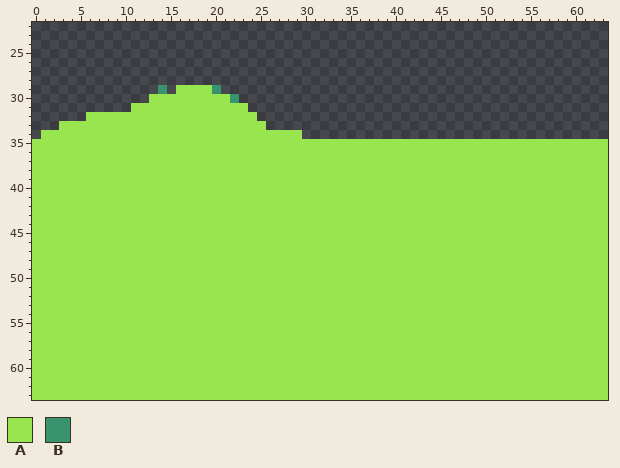
Pixel-art file: assets/hills2-bg.ase. Above, as it was before the edit.
64x64 pixels, 1 frame. Shown: x 0..63, y 22..63.
Palette (. is transparent): A #99e550  B #37946e
And afterwards:
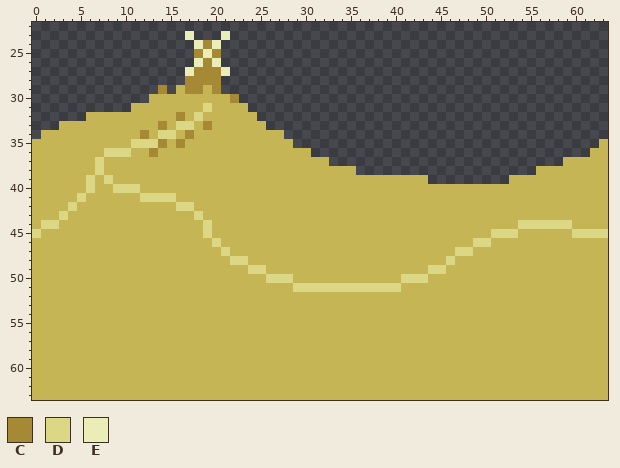
Colours new in this view: C #a58935  D #dbd785  E #eaedb6
What changed:
layer "Layer 2" added
Colour A changes from #99e550 to #c6b555.
Layers "Layer 2", "Layer 1":
The author put colour C in row 24 at x 19; in row 25 at x 18 and 20; in row 26 at x 19; in row 27 at x 18 to 20; in row 28 at x 17 to 20.
Colour A becomes colour C in row 29 at x 17 to 18; in row 32 at x 16; in row 33 at x 14 and 19; in row 34 at x 12 and 17; in row 35 at x 14 and 16; in row 36 at x 13.
Colour B becomes colour C in row 29 at x 14 and 20; in row 30 at x 22.
Colour A becomes colour D in row 31 at x 19; in row 32 at x 18; in row 33 at x 16 to 17; in row 34 at x 14 to 15; in row 35 at x 11 to 13; in row 36 at x 8 to 10.
Colour A becomes colour D in rows 37 to 38 at x 7; in row 39 at x 6 and 8; in row 40 at x 6 and 9 to 11; in row 41 at x 5 and 12 to 15; in row 42 at x 4 and 16 to 17; in row 43 at x 3 and 18.
Colour A becomes colour D in row 44 at x 1 to 2, 19 and 54 to 59; in row 45 at x 0, 19, 51 to 53 and 60 to 63; in row 46 at x 20 and 49 to 50; in row 47 at x 21 and 47 to 48; in row 48 at x 22 to 23 and 46; in row 49 at x 24 to 25 and 44 to 45.
Colour A becomes colour D in row 50 at x 26 to 28 and 41 to 43; in row 51 at x 29 to 40.
The author put colour E in row 23 at x 17 and 21; in row 24 at x 18 and 20; in row 25 at x 19; in row 26 at x 18 and 20; in row 27 at x 17 and 21.
The edit erases colour A in row 34 at x 28 to 29; in row 35 at x 29 to 62; in row 36 at x 31 to 61; in row 37 at x 33 to 58; in row 38 at x 36 to 55; in row 39 at x 44 to 52.
